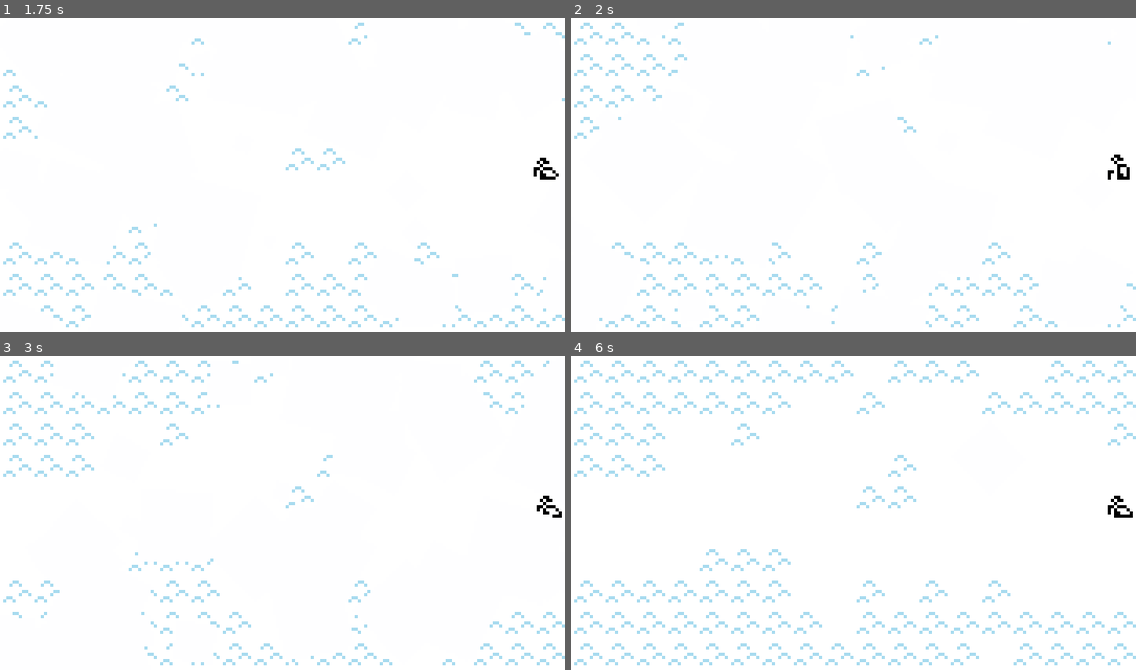
Above: before the commit, frames 1-4 (two rows, left to right).
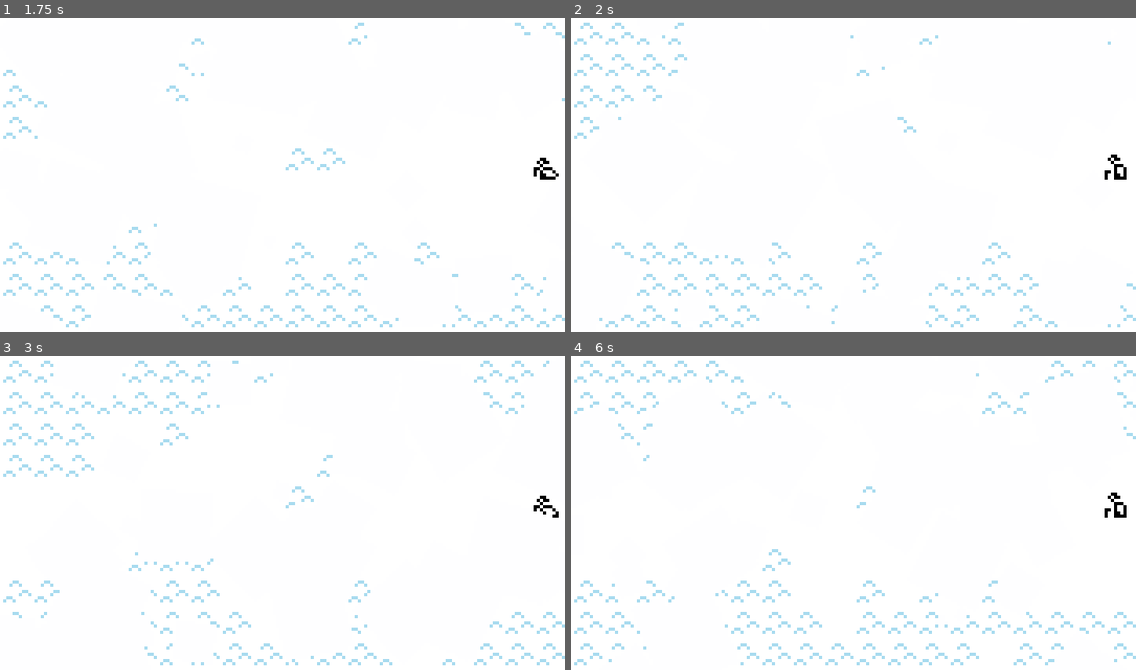
Above: after the commit, the same moments.

Repository: droqen/droqever-202404
Game: Godot game, scene res://chapter-east-wind-blows.tscn
Two runs of this game, one before a commit and one after it. Both use one fixed random seed, a clock stepped at 60 frames per second and the inputs below. This scene is started directly instead of the project's main scene. Sound files missing from this copy of the repository are replaced by a short silence.
Inputs:
- Up to frame 1 (1.75 s): tap Enter at 0.5 s; hold Right 0.53-1.28 s; hold Enter 0.53-1.28 s; tap Space at 0.77, 1.52 s; hold Down from 1.28 s (still down); tap Z at 1.35 s
- Up to frame 2 (2 s): keep holding Down
- Up to frame 3 (3 s): release Down at 2.03 s; hold Right 2.03-2.78 s; tap X at 2.1 s; hold Up from 2.78 s (still down); tap Enter at 2.85 s
- Up to frame 4 (6 s): tap Space at 3.02, 3.77, 4.52 s; release Up at 3.53 s; hold Left 3.53-5.03 s; tap Z at 3.6, 5.85 s; tap X at 4.35 s; hold Down 5.03-5.78 s; hold Enter 5.03-5.78 s; hold Right from 5.78 s (still down)

Frame 1 is identical in both runs. In frame 2, 0.2% of the frame differs, in the area x 94-99%, y 43-52%; in frame 3, 0.1%; in frame 4, 2.6%, in the area x 0-100%, y 1-99%.

Commit message:
fixed a wind glitch.

Diff:
--- a/apr05-a-glade-without-leaves/chapter-east-wind-blows.tscn
+++ b/apr05-a-glade-without-leaves/chapter-east-wind-blows.tscn
@@ -3196,7 +3196,7 @@
 texture = ExtResource( 12 )
 hframes = 10
 vframes = 10
-frame = 2
+frame = 1
 script = ExtResource( 6 )
 sprite_sheet = ExtResource( 3 )
 _frames = [ 1, 2 ]
@@ -3228,7 +3228,8 @@
 [node name="intro" parent="." instance=ExtResource( 5 )]
 bbcode_text = "My mind was preoccupied with fighting the easter wind, on the way back, and for a time I forgot what I had come out here for in the first place.
 
-The distraction was fleeting.
+The distraction was fleeting, as
+, , , . ,
 "
 
 [node name="strong_wind" type="Node" parent="."]
--- a/apr05-a-glade-without-leaves/chapter-west-wind-blows.tscn
+++ b/apr05-a-glade-without-leaves/chapter-west-wind-blows.tscn
@@ -3195,7 +3195,7 @@
 texture = ExtResource( 12 )
 hframes = 10
 vframes = 10
-frame = 1
+frame = 2
 script = ExtResource( 6 )
 sprite_sheet = ExtResource( 3 )
 _frames = [ 1, 2 ]
--- a/apr05-a-glade-without-leaves/project.godot
+++ b/apr05-a-glade-without-leaves/project.godot
@@ -271,6 +271,7 @@
 [rendering]
 
 quality/driver/driver_name="GLES2"
+2d/snapping/use_gpu_pixel_snap=true
 vram_compression/import_etc=true
 vram_compression/import_etc2=false
 environment/default_clear_color=Color( 1, 1, 1, 1 )
--- a/apr05-a-glade-without-leaves/strong_wind.gd
+++ b/apr05-a-glade-without-leaves/strong_wind.gd
@@ -11,13 +11,13 @@
 	if gust > 0:
 		var wind_strength = gust
 		if direction < 0:
-			if player.position.x < 10.0:
+			if player.position.x > 10.0:
 				wind_strength *= max(0, player.position.x / 10.0)
 		if direction > 0:
 			if 180 - player.position.x > 10.0:
 				wind_strength *= max(0, (180 - player.position.x) / 10.0)
-		player.velocity.x += 0.1 * direction + wind_strength * 0.15
-		gust *= 0.95
+		player.velocity.x += direction * (0.04 + wind_strength * 0.06)
+		gust *= 0.93
 		gust -= 0.01
 	if dies_out_after_intro and intro.is_done():
 		particles.emitting = false
Not shown, removed: apr05-a-glade-without-leaves/leaves.zip
